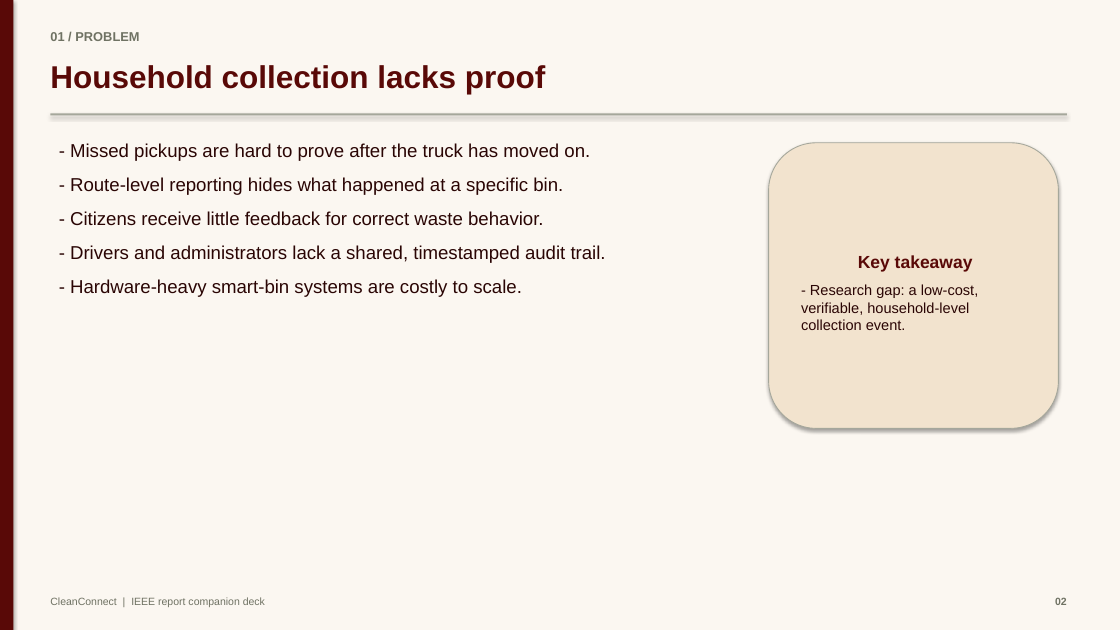
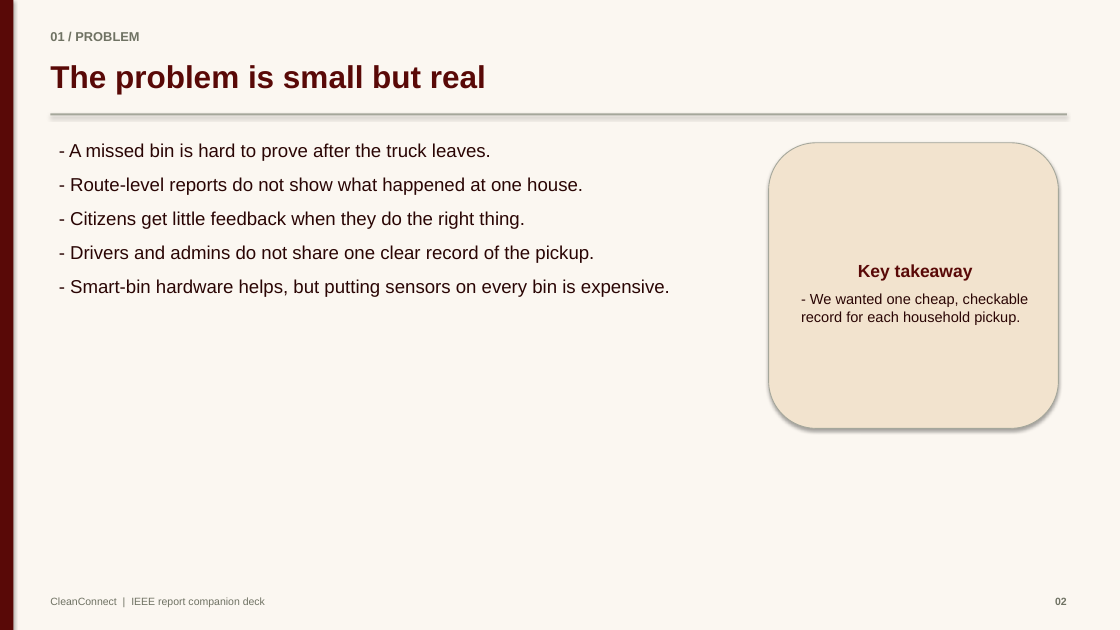
Before and after one commit to mayankjain1815-commits/CleanConnect, a slide deck: slide 2 of docs/presentation/CleanConnect_Presentation.pptx. Drawn at 1120x630 pixels with LibreOffice and Linux fonts; fonts in the diff are those of the drawing. Boxes give left, top, right and bottom in pixels: in the first picture for what was removed or moved away, otherwise in the second. Text is boxed around its words. In the diff, an @@ line names an element or a change of style, - is before the commit and + after.

```diff
--- a/docs/presentation/CleanConnect_Presentation.pptx
+++ b/docs/presentation/CleanConnect_Presentation.pptx
@@ text at [50,65,486,94]: text changed @@
-Household collection lacks proof
+The problem is small but real
@@ text at [69,143,670,297]: text changed @@
-- Missed pickups are hard to prove after the truck has moved on.
-- Route-level reporting hides what happened at a specific bin.
-- Citizens receive little feedback for correct waste behavior.
-- Drivers and administrators lack a shared, timestamped audit trail.
-- Hardware-heavy smart-bin systems are costly to scale.
+- A missed bin is hard to prove after the truck leaves.
+- Route-level reports do not show what happened at one house.
+- Citizens get little feedback when they do the right thing.
+- Drivers and admins do not share one clear record of the pickup.
+- Smart-bin hardware helps, but putting sensors on every bin is expensive.
@@ text in rounded rectangle at [801,293,1029,325]: text changed @@
-- Research gap: a low-cost, verifiable, household-level collection event.
+- We wanted one cheap, checkable record for each household pickup.
```
Also in this commit, not shown: 13 other slides changed, 11 other files.
